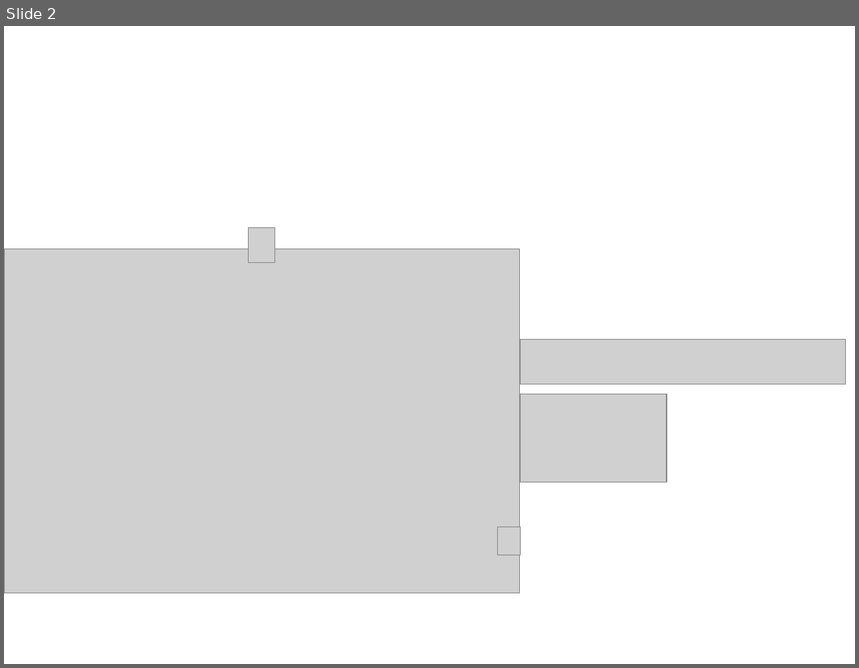
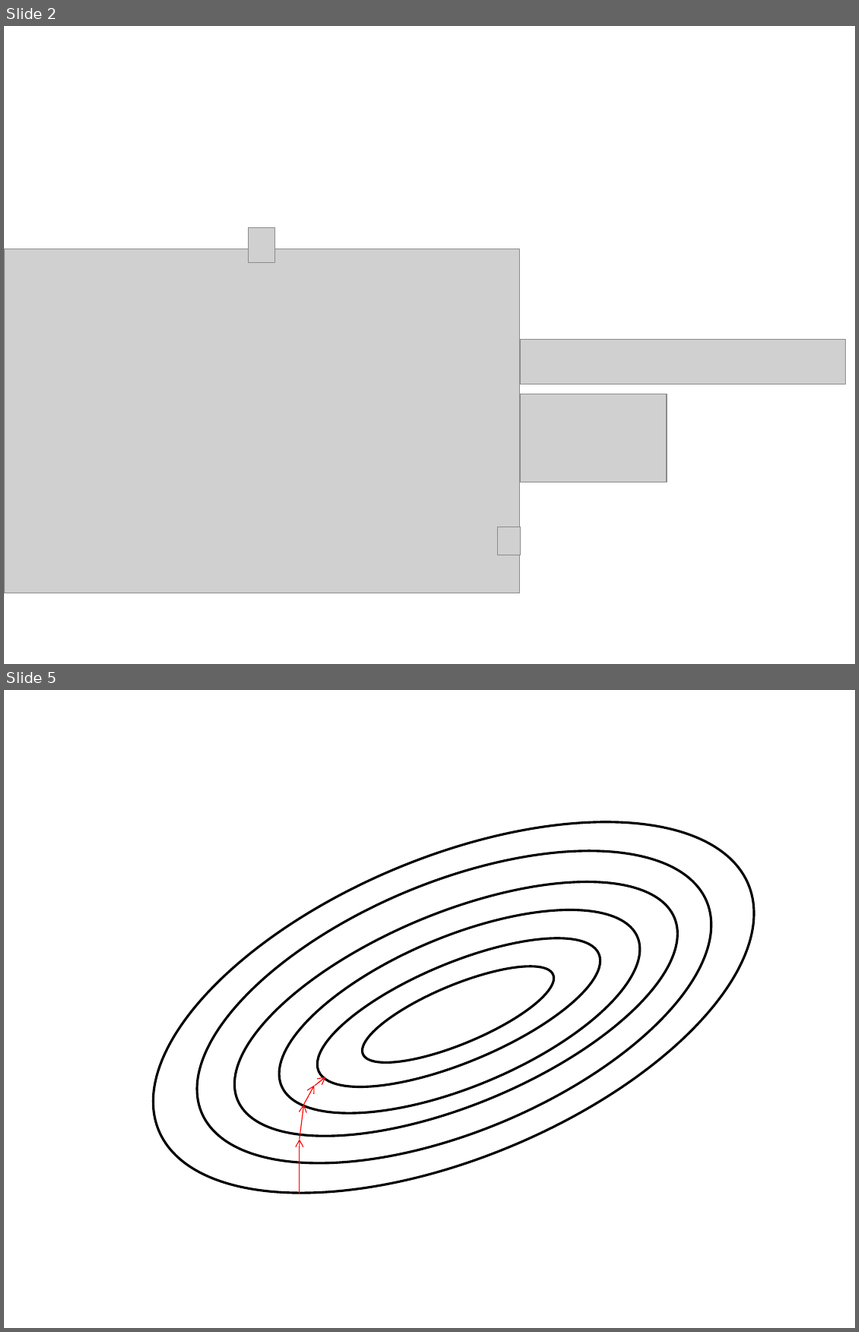
Before and after one commit to darksigma/darksigma.github.io, a slide deck: _site/figures.pptx. Shown one above the other, each under a label of ours: slide 2 before the commit, slides 2 and 5 after it; the slides between them are not shown. The pictures are 859x668 and 859x1332 pixels, drawn with LibreOffice and Linux fonts; fonts in the diff are those of the drawing; grey boxes stand for pictures. Boxes give left, top, right and bottom in pixels: in the first picture for what was removed or moved away, otherwise in the second. Text is boxed around its words. In the diff, an @@ line names an element or a change of style, - is before the commit and + after.

```diff
--- a/_site/figures.pptx
+++ b/_site/figures.pptx
@@ slide 5 added at (4,690,855,1328), background #FFFFFF @@
@@ ellipse added at (101,746,807,1270), fill #FFFFFF, outline #000000 2 pt @@
@@ ellipse added at (153,787,754,1228), fill #FFFFFF, outline #000000 2 pt @@
@@ ellipse added at (201,829,712,1189), fill #FFFFFF, outline #000000 2 pt @@
@@ ellipse added at (253,869,667,1156), fill #FFFFFF, outline #000000 2 pt @@
@@ ellipse added at (300,908,618,1118), fill #FFFFFF, outline #000000 2 pt @@
@@ ellipse added at (351,948,564,1081), fill #FFFFFF, outline #000000 2 pt @@
@@ arrow added from (303, 1104) to (315, 1086), #FF0000 0.75 pt @@
@@ arrow added from (315, 1086) to (325, 1078), #FF0000 0.75 pt @@
@@ arrow added from (300, 1139) to (303, 1104), #FF0000 0.75 pt @@
@@ arrow added from (300, 1194) to (300, 1139), #FF0000 0.75 pt @@
```
Also in this commit, not shown: 2 slides changed, 2 other slides added, 8 other files.
